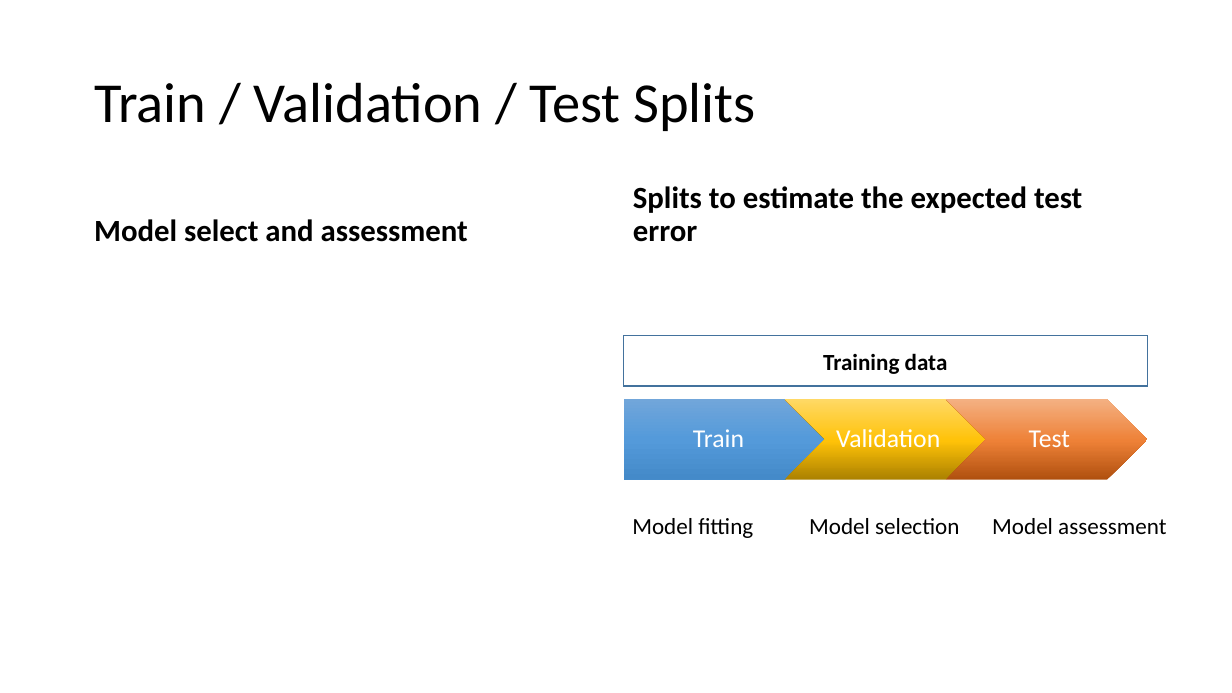
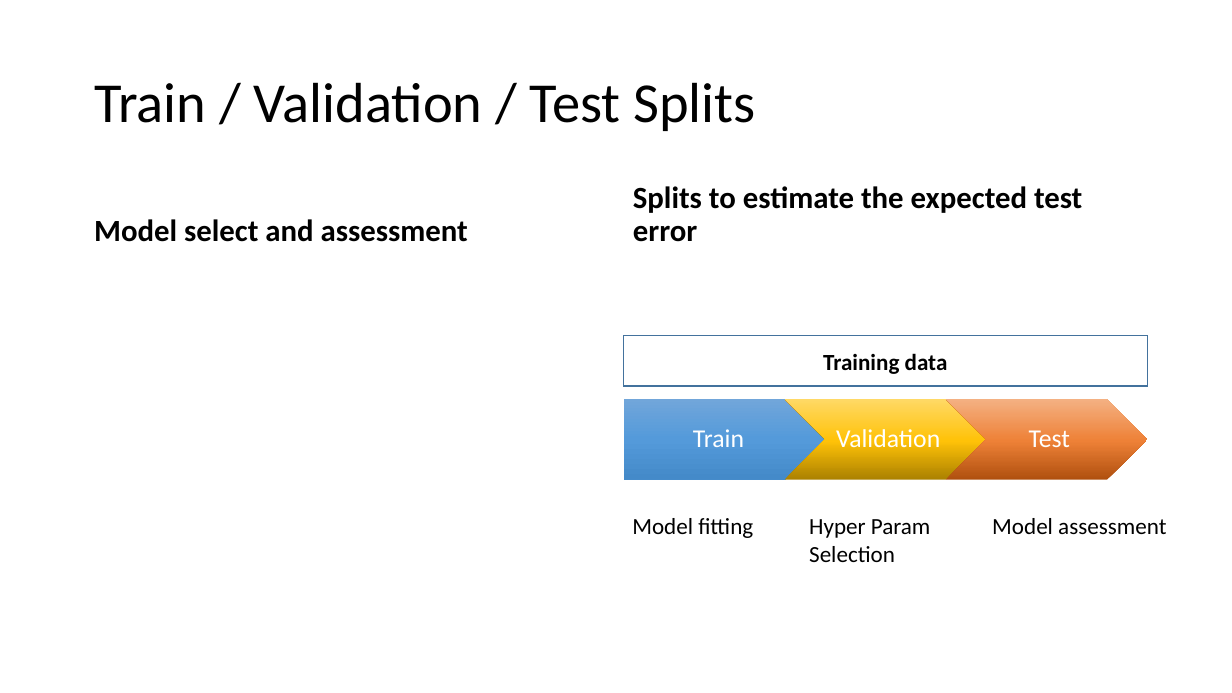
Before and after one commit to chaithrakc/syr_ads_bigdata_analytics, a slide deck: slide 7 of lecture06/lecture6-0-assessing-model-accuracy.pptx. Drawn at 1232x693 pixels with LibreOffice and Linux fonts; fonts in the diff are those of the drawing; grey boxes stand for pictures. Boxes give left, top, right and bottom in pixels: in the first picture for what was removed or moved away, otherwise in the second. Text is boxed around its words. In the diff, an @@ line names an element or a change of style, - is before the commit and + after.

```diff
--- a/lecture06/lecture6-0-assessing-model-accuracy.pptx
+++ b/lecture06/lecture6-0-assessing-model-accuracy.pptx
@@ text at box(809, 519, 931, 562): text changed @@
-Model selection
+Hyper Param
+Selection
```
Also in this commit, not shown: 10 other slides changed, 3 slides removed, 2 other files.
